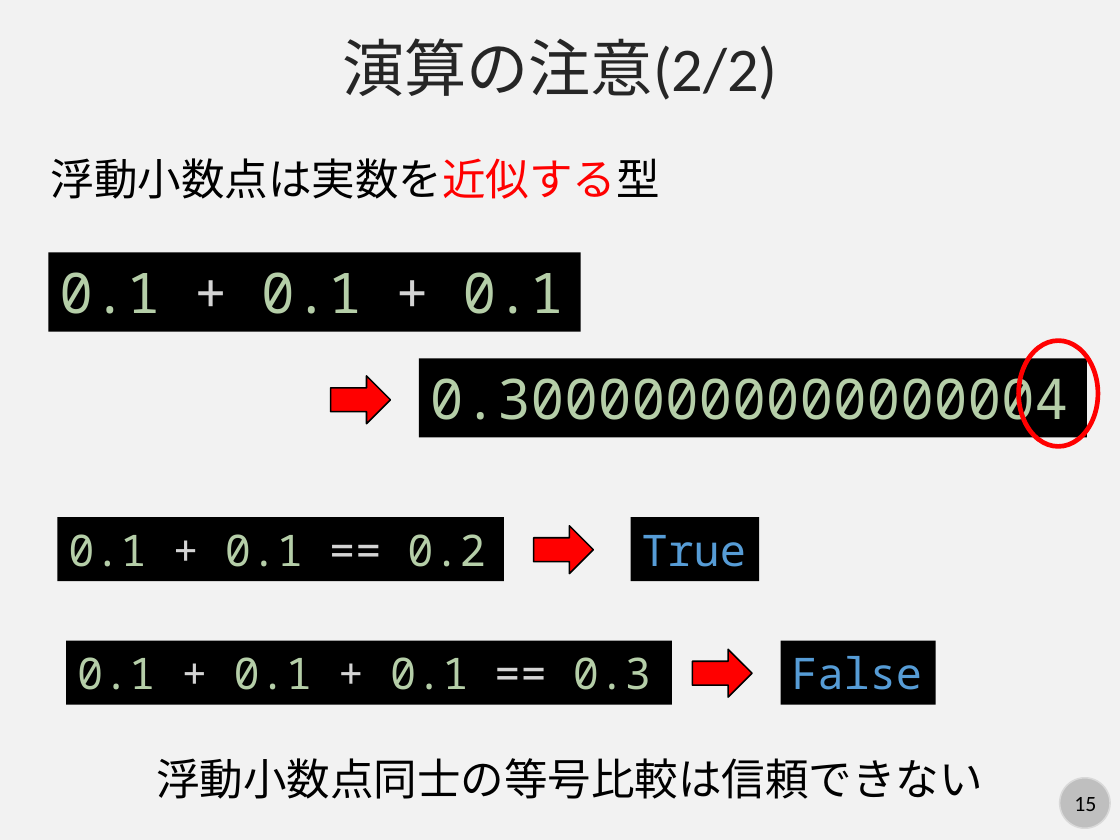
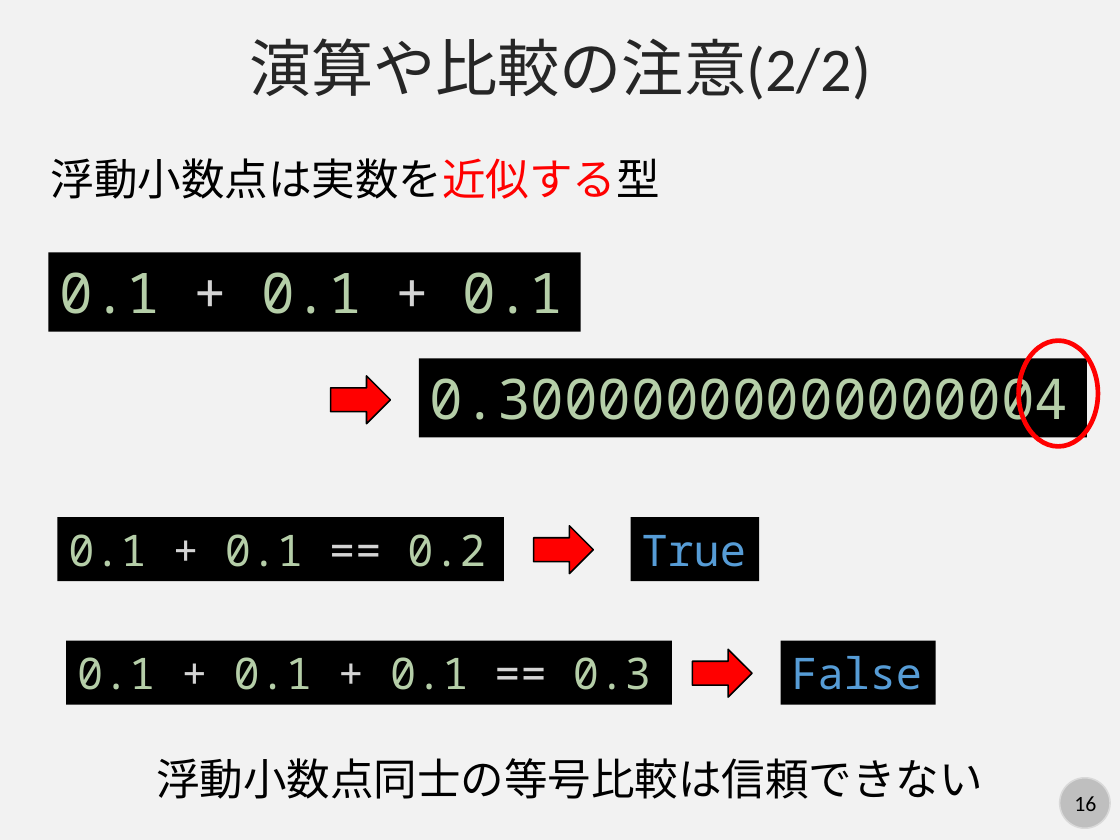
Before and after one commit to kaityo256/python_zero, a slide deck: slide 16 of basic/fig/slide.pptx (slide 15 before the commit). Drawn at 1120x840 pixels with LibreOffice and Linux fonts; fonts in the diff are those of the drawing. Boxes give left, top, right and bottom in pixels: in the first picture for what was removed or moved away, otherwise in the second. Text is boxed around its words. In the diff, an @@ line names an element or a change of style, - is before the commit and + after.

```diff
--- a/basic/fig/slide.pptx
+++ b/basic/fig/slide.pptx
@@ text at [249,38,871,100]: text changed @@
-演算の注意(2/2)
+演算や比較の注意(2/2)
@@ page number at [1074,796,1096,811]: text changed @@
-15
+16
```
Also in this commit, not shown: 4 other slides changed, 7 slides added, 2 other files.
